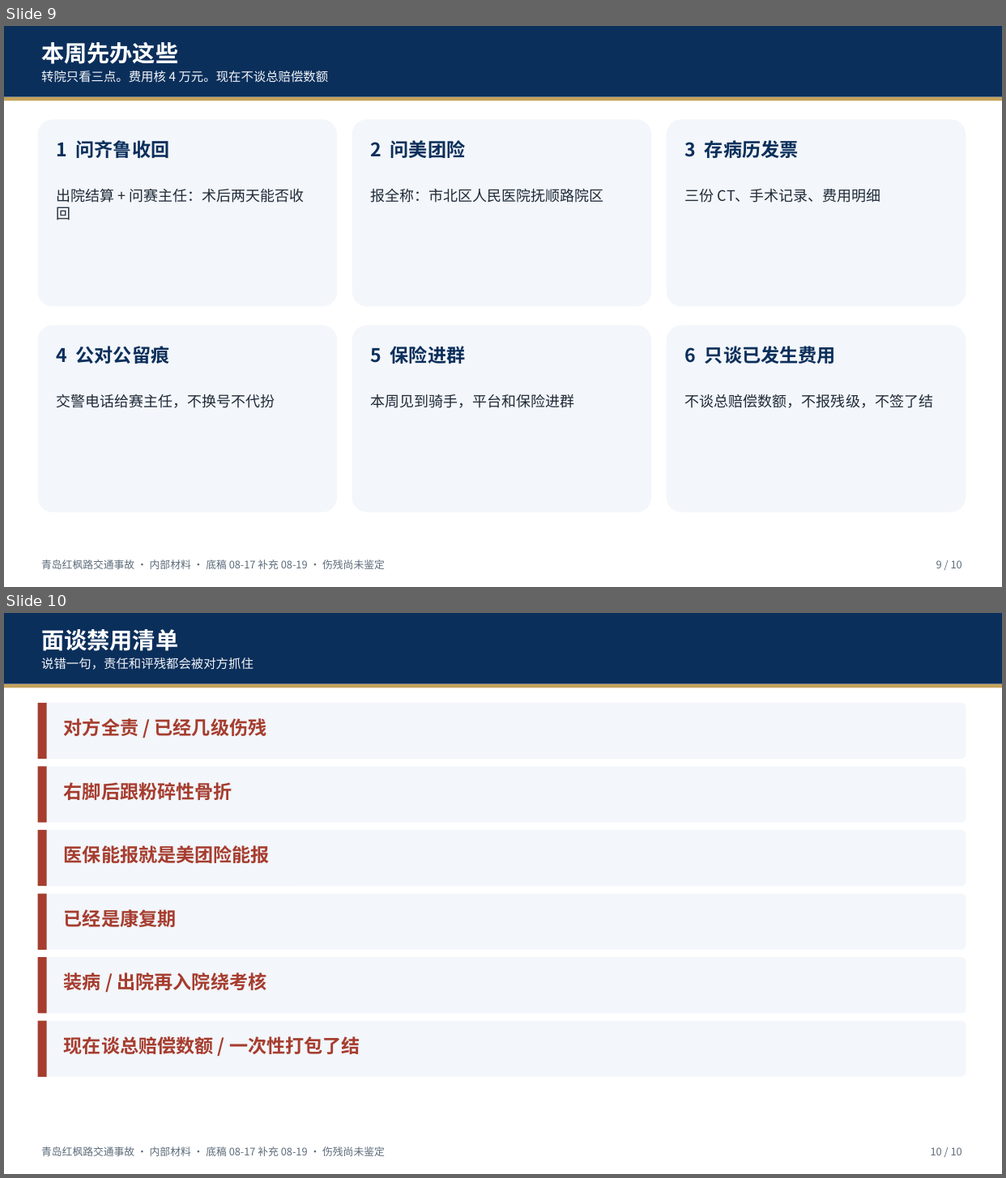
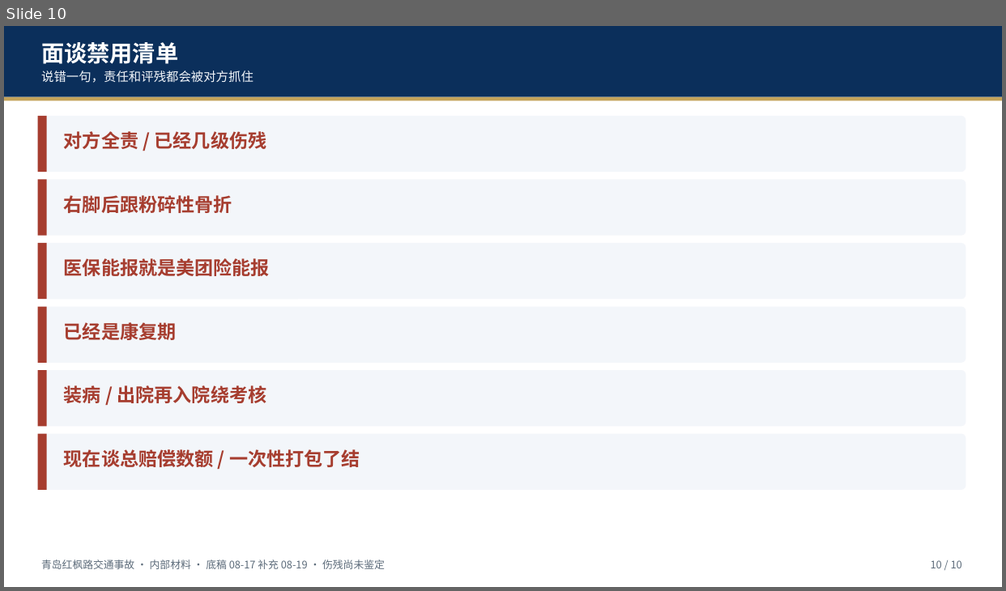
Before and after one commit to hujigang2010-maker/AIDEN, a slide deck: deliverables/青岛红枫路交通事故_伤情与伤残简报_20260817.pptx. Shown one above the other, each under a label of ours: slides 9 and 10 before the commit, slide 10 after it. The pictures are 1006x1178 and 1006x591 pixels, drawn with LibreOffice and Linux fonts; fonts in the diff are those of the drawing. Boxes give left, top, right and bottom in pixels: in the first picture for what was removed or moved away, otherwise in the second. Text is boxed around its words. In the diff, an @@ line names an element or a change of style, - is before the commit and + after.

```diff
--- a/deliverables/青岛红枫路交通事故_伤情与伤残简报_20260817.pptx
+++ b/deliverables/青岛红枫路交通事故_伤情与伤残简报_20260817.pptx
@@ slide 9 removed at box(4, 26, 1002, 587), background #FFFFFF @@
@@ rectangle removed at box(4, 26, 1002, 97) @@
@@ text removed at box(41, 42, 178, 64) @@
-本周先办这些
@@ text removed at box(41, 71, 329, 83) @@
-转院只看三点。费用核 4 万元。现在不谈总赔偿数额
@@ rectangle removed at box(4, 97, 1002, 101) @@
@@ rounded rectangle removed at box(38, 120, 337, 307) @@
@@ rounded rectangle removed at box(352, 120, 651, 307) @@
@@ rounded rectangle removed at box(667, 120, 966, 307) @@
@@ text removed at box(57, 140, 170, 158) @@
-1 问齐鲁收回
@@ text removed at box(371, 140, 465, 158) @@
-2 问美团险
@@ text removed at box(685, 140, 799, 158) @@
-3 存病历发票
@@ text removed at box(57, 189, 305, 220) @@
-出院结算 + 问赛主任：术后两天能否收回
@@ text removed at box(371, 189, 604, 203) @@
-报全称：市北区人民医院抚顺路院区
@@ text removed at box(685, 189, 881, 203) @@
-三份 CT、手术记录、费用明细
@@ rounded rectangle removed at box(38, 326, 337, 513) @@
@@ rounded rectangle removed at box(352, 326, 651, 513) @@
@@ rounded rectangle removed at box(667, 326, 966, 513) @@
@@ text removed at box(57, 346, 170, 364) @@
-4 公对公留痕
@@ text removed at box(371, 346, 465, 364) @@
-5 保险进群
@@ text removed at box(685, 346, 836, 364) @@
-6 只谈已发生费用
@@ text removed at box(57, 395, 275, 408) @@
-交警电话给赛主任，不换号不代扮
@@ text removed at box(371, 395, 575, 408) @@
-本周见到骑手，平台和保险进群
@@ text removed at box(685, 395, 933, 408) @@
-不谈总赔偿数额，不报残级，不签了结
@@ text removed at box(41, 560, 385, 570) @@
-青岛红枫路交通事故 · 内部材料 · 底稿 08-17 补充 08-19 · 伤残尚未鉴定
@@ text removed at box(936, 561, 962, 569) @@
-9 / 10
```
Also in this commit, not shown: 1 slide changed, 1 slide added, 16 other files.
